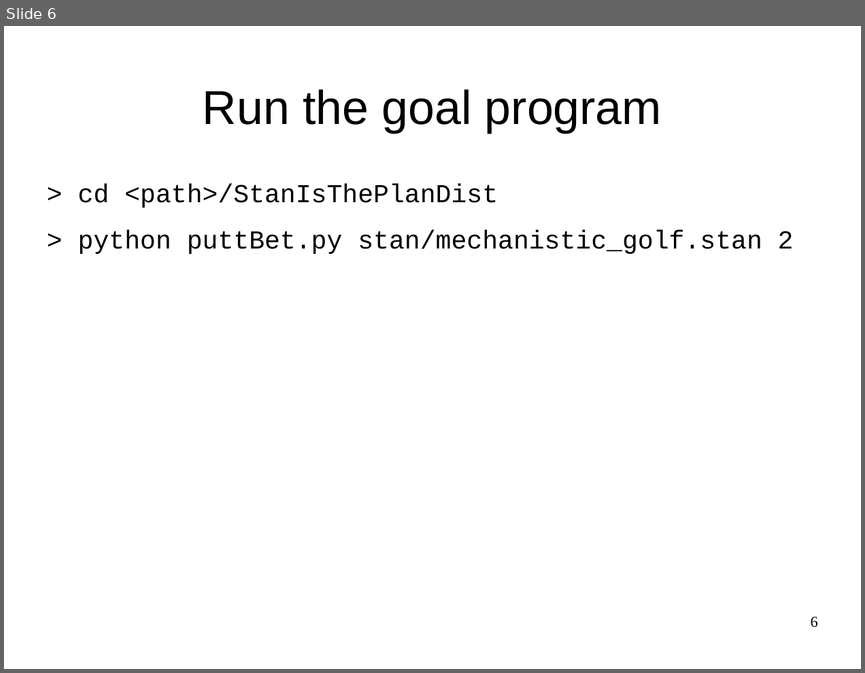
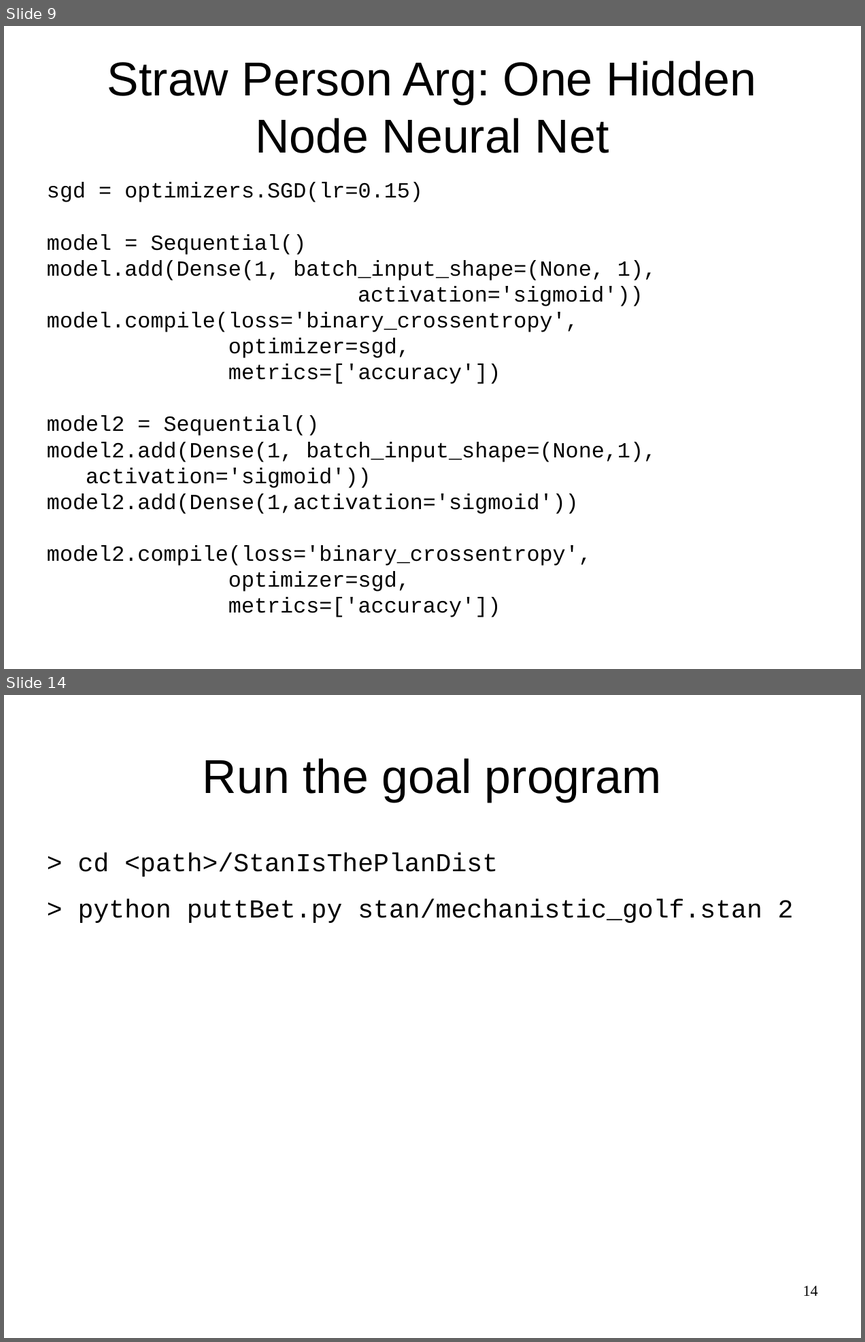
Before and after one commit to breckbaldwin/StanIsThePlan, a slide deck: talks/burlingtonMeetup2019/BurlingtonMeetup.odp. Shown one above the other, each under a label of ours: slide 6 before the commit, slides 9 and 14 after it; the slides between them are not shown. The pictures are 865x673 and 865x1342 pixels, drawn with LibreOffice and Linux fonts; fonts in the diff are those of the drawing. Boxes give left, top, right and bottom in pixels: in the first picture for what was removed or moved away, otherwise in the second. Text is boxed around its words. In the diff, an @@ line names an element or a change of style, - is before the commit and + after.

```diff
--- a/talks/burlingtonMeetup2019/BurlingtonMeetup.odp
+++ b/talks/burlingtonMeetup2019/BurlingtonMeetup.odp
@@ slide 9 added at box(4, 26, 861, 669), background #FFFFFF @@
@@ title added at box(107, 61, 756, 153), 44 pt, text #000000 @@
+Straw Person Arg: One Hidden Node Neural Net
@@ text added at box(47, 182, 656, 591), 20 pt, text #000000 @@
+sgd = optimizers.SGD(lr=0.15)
+model = Sequential()
+model.add(Dense(1, batch_input_shape=(None, 1), activation='sigmoid'))
+model.compile(loss='binary_crossentropy',
+optimizer=sgd,
+metrics=['accuracy'])
+model2 = Sequential()
+model2.add(Dense(1, batch_input_shape=(None,1), activation='sigmoid'))
+model2.add(Dense(1,activation='sigmoid'))
+model2.compile(loss='binary_crossentropy',
+optimizer=sgd,
+metrics=['accuracy'])
@@ what was slide 6 is now slide 14 @@
@@ page number at box(803, 1285, 818, 1295): text changed @@
-6
+14
```
Also in this commit, not shown: 5 slides changed, 14 other slides added, 2 slides removed.
